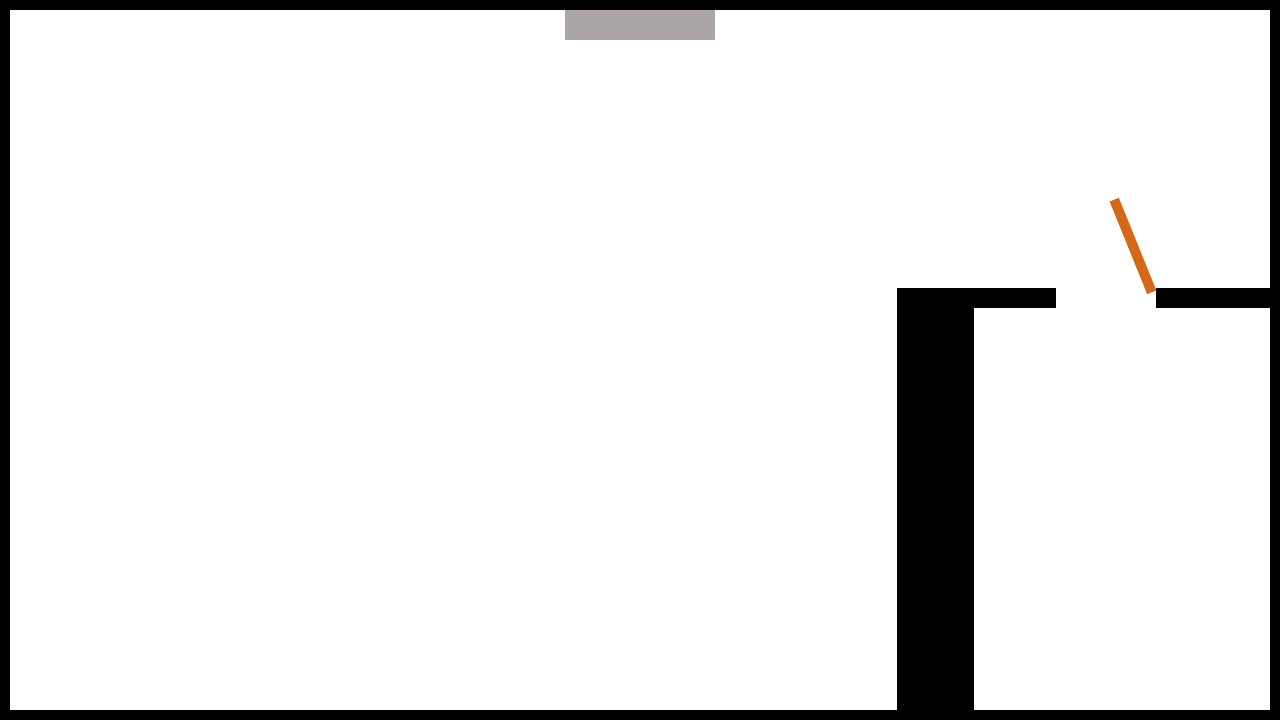
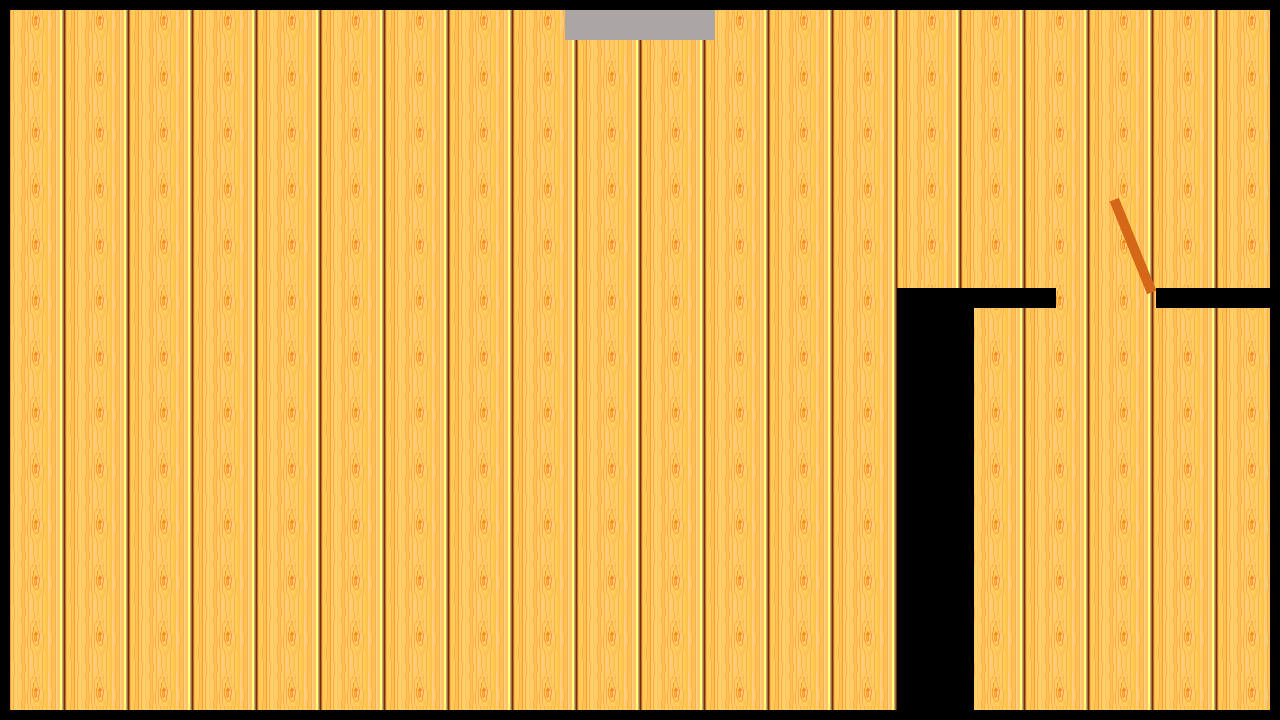
Revision of a layered 1280 x 720 image; what changed, layer by layer:
painted on "Arrière-plan" over [10,10,1270,710]
